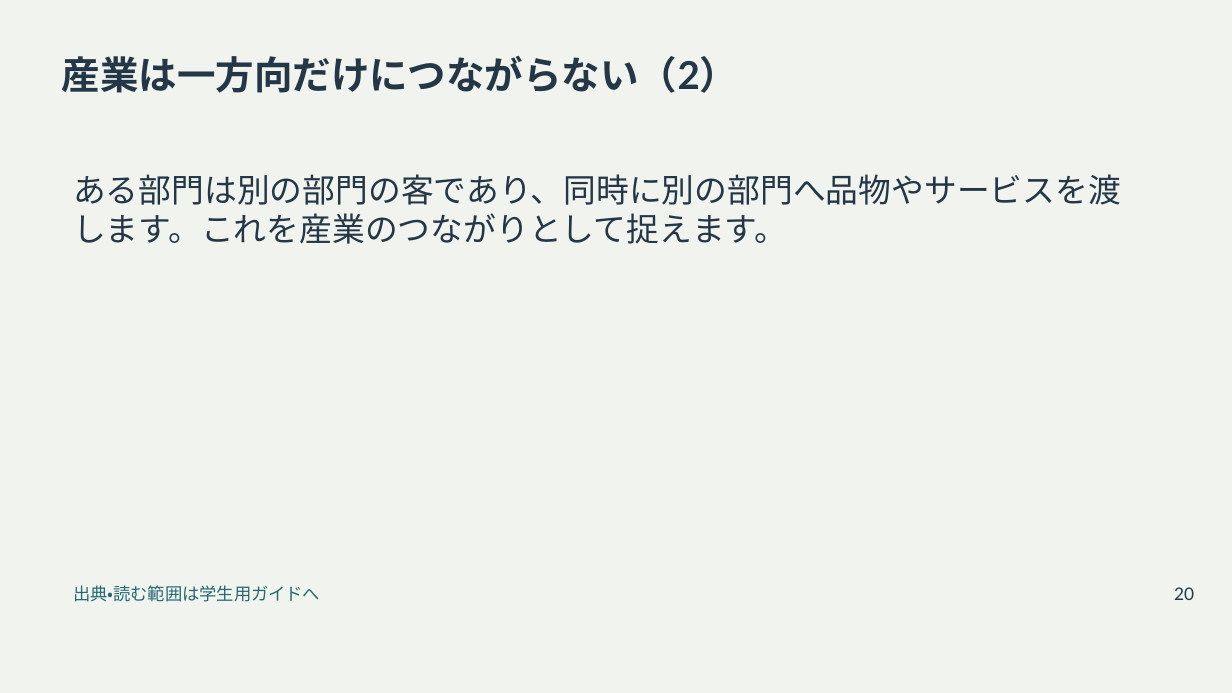
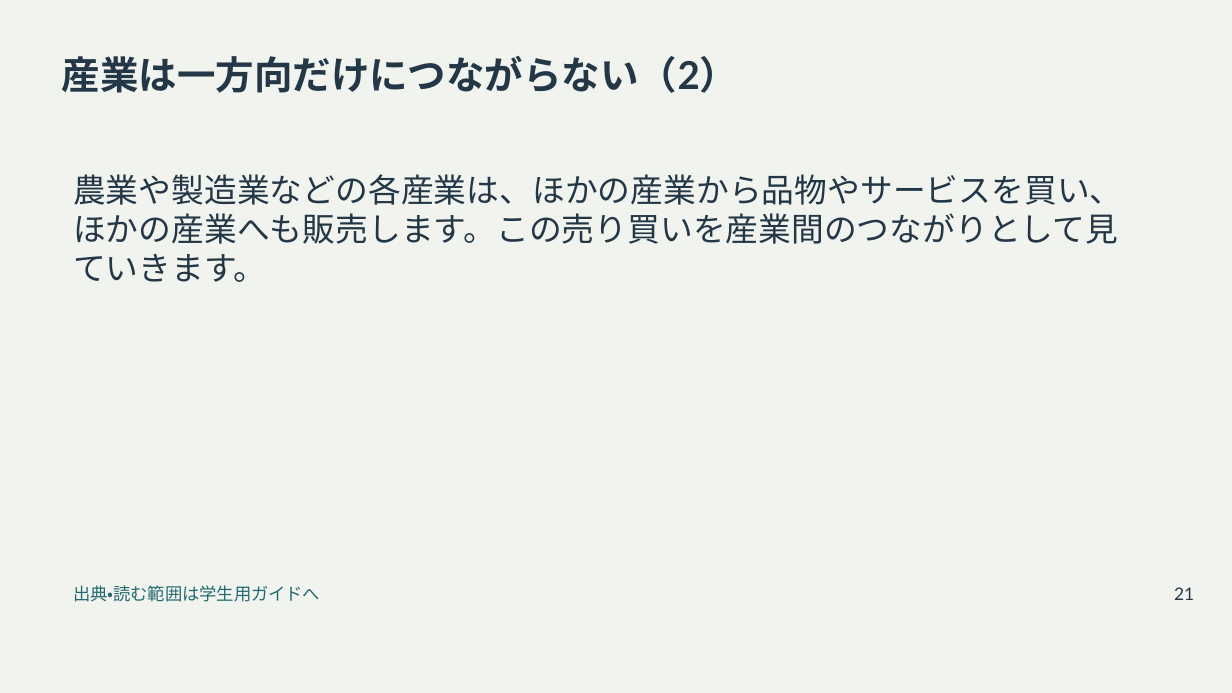
Before and after one commit to zooc-14calbp/industrial-education-ii, a slide deck: slide 21 of reorganized/20261105/main/01/slides.pptx (slide 20 before the commit). Drawn at 1232x693 pixels with LibreOffice and Linux fonts; fonts in the diff are those of the drawing. Boxes give left, top, right and bottom in pixels: in the first picture for what was removed or moved away, otherwise in the second. Text is boxed around its words. In the diff, an @@ line names an element or a change of style, - is before the commit and + after.

```diff
--- a/reorganized/20261105/main/01/slides.pptx
+++ b/reorganized/20261105/main/01/slides.pptx
@@ text at bbox=[73, 174, 1122, 282]: text changed @@
-ある部門は別の部門の客であり、同時に別の部門へ品物やサービスを渡します。これを産業のつながりとして捉えます。
+農業や製造業などの各産業は、ほかの産業から品物やサービスを買い、ほかの産業へも販売します。この売り買いを産業間のつながりとして見ていきます。
@@ text at bbox=[1174, 587, 1194, 600]: text changed @@
-20
+21
```
Also in this commit, not shown: 46 other slides changed, 5 slides added, 18 other files.
